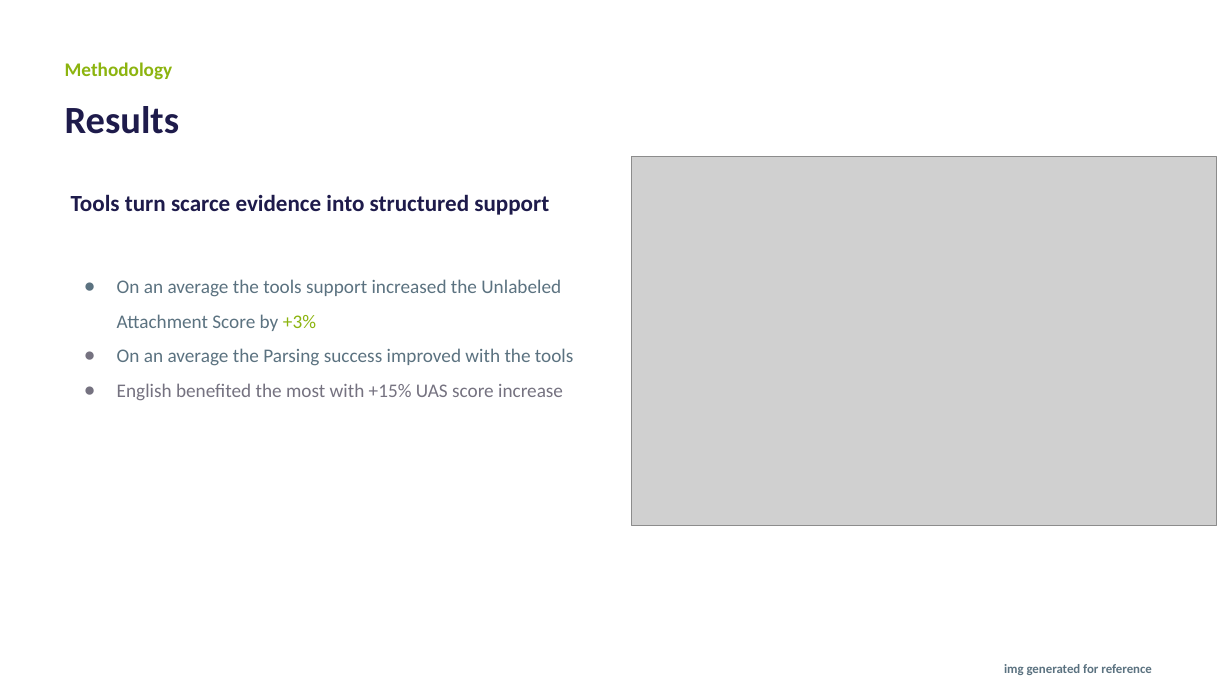
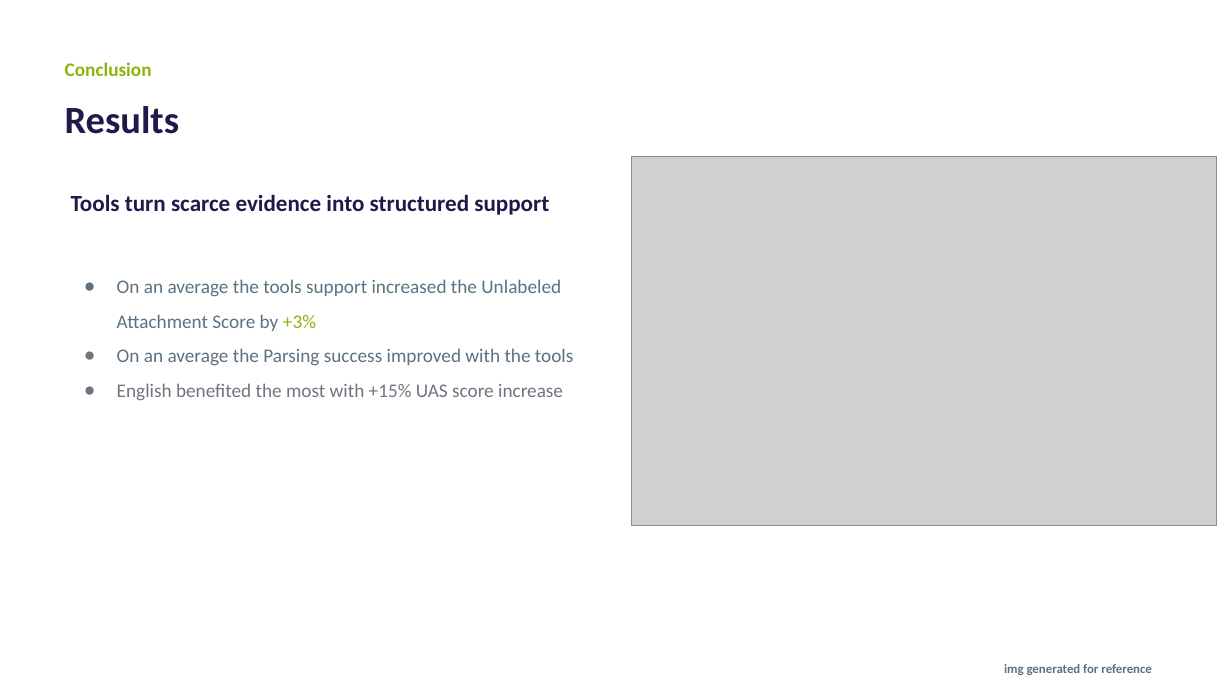
Before and after one commit to DangNhatQuang210801/agentic-nlp-pipeline, a slide deck: slide 12 of report/LLM-Engineering.pptx (slide 11 before the commit). Drawn at 1232x693 pixels with LibreOffice and Linux fonts; fonts in the diff are those of the drawing; grey boxes stand for pictures. Boxes give left, top, right and bottom in pixels: in the first picture for what was removed or moved away, otherwise in the second. Text is boxed around its words. In the diff, an @@ line names an element or a change of style, - is before the commit and + after.

```diff
--- a/report/LLM-Engineering.pptx
+++ b/report/LLM-Engineering.pptx
@@ text at box(65, 62, 152, 76): text changed @@
-Methodology
+Conclusion
```
Also in this commit, not shown: 2 other slides changed, 1 slide added, 1 other file.
